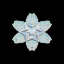
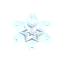
The second 64 x 64 image is a revision of the first. Changes to its layers:
hid "Layer 2" over [0, 0, 64, 64]
